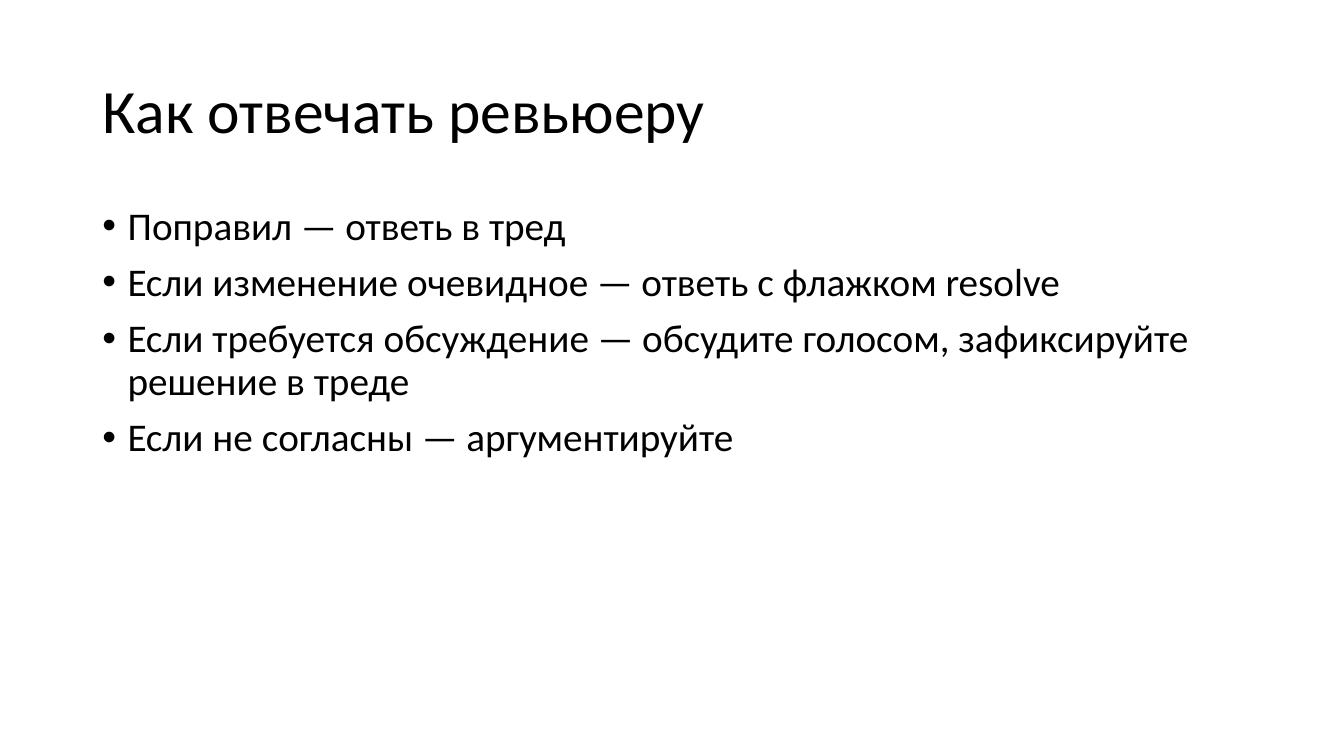
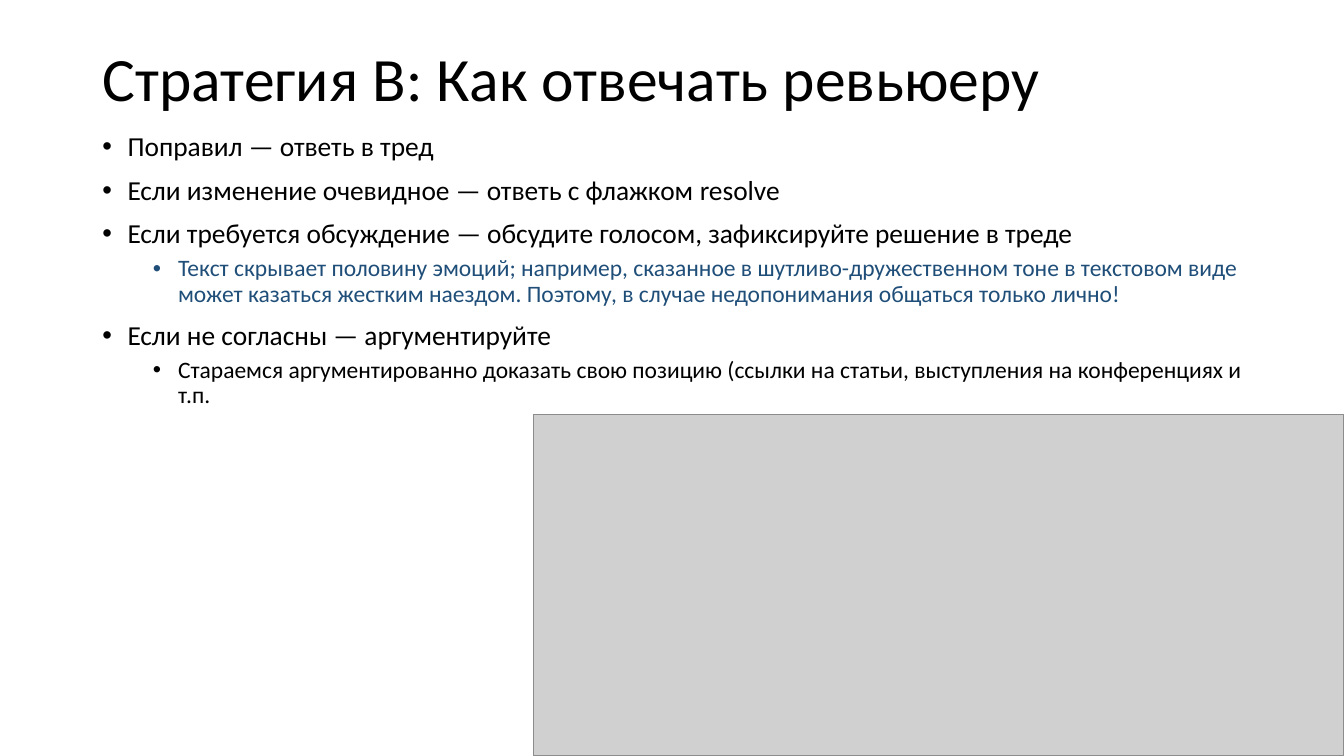
Before and after one commit to xtrueman/prog_instruments, a slide deck: slide 18 of presentations/CodeReview.pptx (slide 20 before the commit). Drawn at 1344x756 pixels with LibreOffice and Linux fonts; fonts in the diff are those of the drawing; grey boxes stand for pictures. Boxes give left, top, right and bottom in pixels: in the first picture for what was removed or moved away, otherwise in the second. Text is boxed around its words. In the diff, an @@ line names an element or a change of style, - is before the commit and + after.

```diff
--- a/presentations/CodeReview.pptx
+++ b/presentations/CodeReview.pptx
@@ title at <box>102,61,1039,111</box>: text changed @@
-Как отвечать ревьюеру
+Стратегия B: Как отвечать ревьюеру
@@ text "Поправил — ответь в тред": place and size @@
-text "Поправил — ответь в тред" at <box>128,215,1188,458</box>
+text "Поправил — ответь в тред" at <box>128,138,1241,403</box>
@@ text at <box>128,138,1072,350</box>: size 28 to 19.6 pt in "Поправил — ответь в тред", "Если изменение очевидное — ответь с флажком ...", "Если требуется обсуждение — обсудите голосом, зафиксируйте ...", "Если не согласны — аргументируйте" @@
@@ text at <box>178,260,1237,306</box>: paragraph added @@
+  • Текст скрывает половину эмоций; например, сказанное в шутливо-дружественном тоне в текстовом виде может казаться жестким наездом. Поэтому, в случае недопонимания общаться только лично!
@@ text at <box>178,361,1241,403</box>: paragraph added @@
+  • Стараемся аргументированно доказать свою позицию (ссылки на статьи, выступления на конференциях и т.п.
@@ picture added at <box>533,414,1344,756</box> @@
```
Also in this commit, not shown: 14 other slides changed, 7 slides added, 1 other file.
